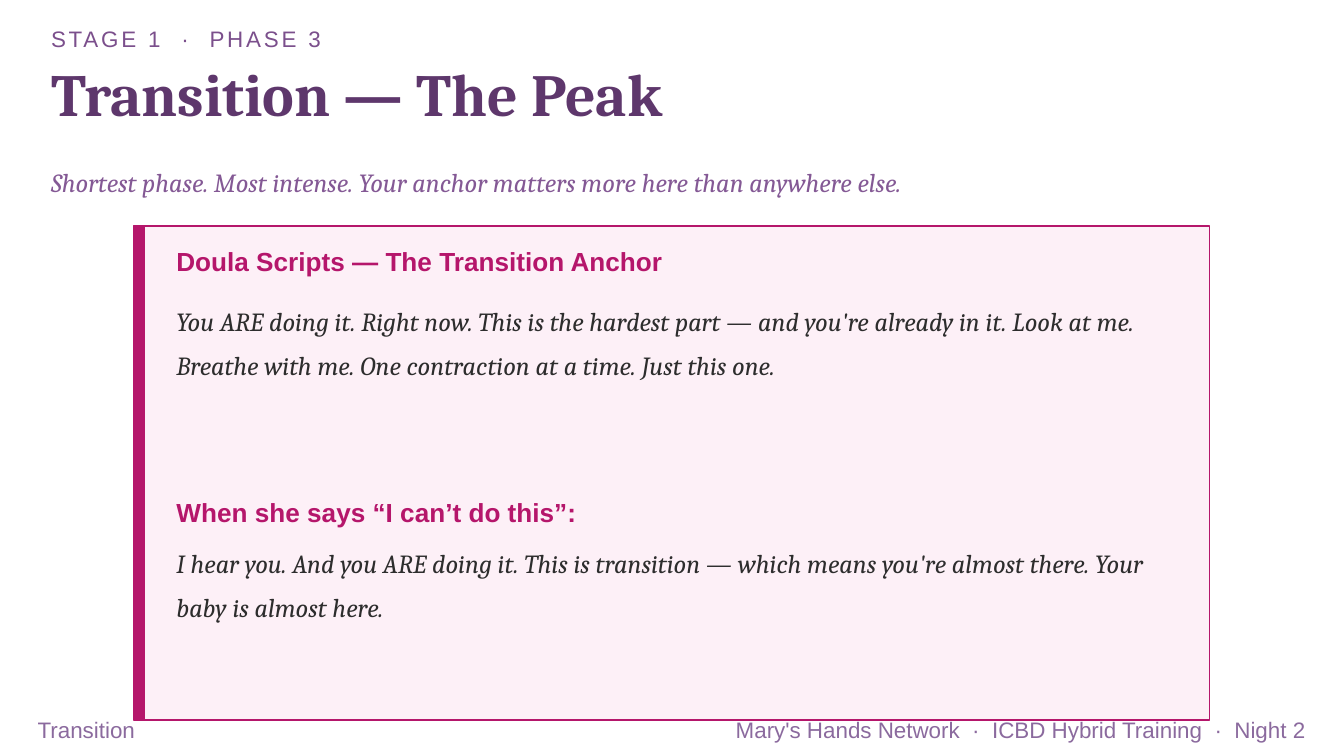
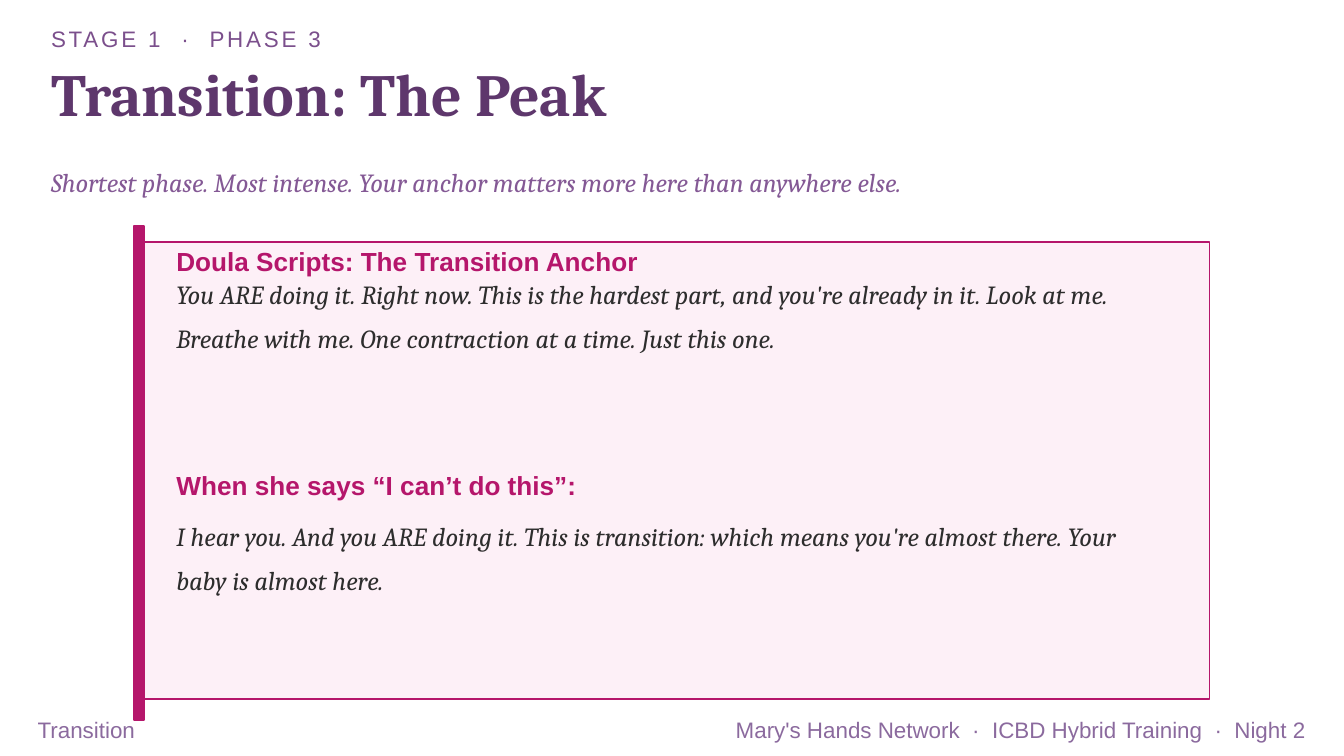
Before and after one commit to maryshandsnetwork-ai/MHNWebsiteTest, a slide deck: slide 11 of assets/training/mhn-icbd-night-2.pptx. Drawn at 1344x756 pixels with LibreOffice and Linux fonts; fonts in the diff are those of the drawing. Boxes give left, top, right and bottom in pixels: in the first picture for what was removed or moved away, otherwise in the second. Text is boxed around its words. In the diff, an @@ line names an element or a change of style, - is before the commit and + after.

```diff
--- a/assets/training/mhn-icbd-night-2.pptx
+++ b/assets/training/mhn-icbd-night-2.pptx
@@ text at (x1=51, y1=74, x2=606, y2=117): text changed @@
-Transition — The Peak
+Transition: The Peak
@@ rectangle resized from (x1=134, y1=226, x2=1210, y2=720) to (x1=134, y1=242, x2=1210, y2=699) @@
@@ text at (x1=176, y1=252, x2=638, y2=277): text changed @@
-Doula Scripts — The Transition Anchor
+Doula Scripts: The Transition Anchor
@@ text at (x1=176, y1=286, x2=1108, y2=352): text changed @@
-You ARE doing it. Right now. This is the hardest part — and you're already in it. Look at me. Breathe with me. One contraction at a time. Just this one.
+You ARE doing it. Right now. This is the hardest part, and you're already in it. Look at me. Breathe with me. One contraction at a time. Just this one.
@@ text "When she says “I can’t ..." moved from (x1=176, y1=503, x2=576, y2=528) to (x1=176, y1=476, x2=576, y2=501) @@
@@ text at (x1=176, y1=528, x2=1116, y2=596): text changed @@
-I hear you. And you ARE doing it. This is transition — which means you're almost there. Your baby is almost here.
+I hear you. And you ARE doing it. This is transition: which means you're almost there. Your baby is almost here.
```
Also in this commit, not shown: 70 other slides changed, 1 other file.
